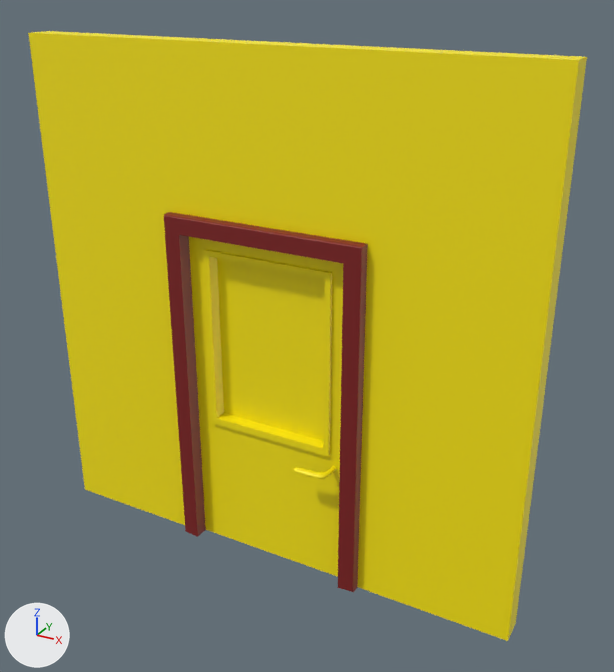
One commit to the FBX model UVMapped/Wall_300x300_WindowDoor.fbx: the scene before it, then after it.
Camera for both pictures: a camera (50 mm lens) standing at (3.76, -3.64, 3.36) and looking at (1.67, 0.17, 1.45). The lights are fixed; the arrows at lower left show +X, +Y and +Z. Where no turn or scale is listed for an object, it has been applied to the vertices.

Script lines for the objects in view, before the commit:
```python
me_mesh = bpy.data.meshes.new('Mesh')
me_mesh.from_pydata(...)  # 60 vertices, 30 faces; spans x 0.0..3.0, y -0.06..0.21, z 0.0..3.0
# faces by material slot: [21, 9]
me_mesh.materials.append(mat_lambert2)  # red #821e1e
me_mesh.materials.append(mat_lambert1)  # yellow #ffeb00
me_mesh_001 = bpy.data.meshes.new('Mesh.001')
me_mesh_001.from_pydata(...)  # 488 vertices, 480 faces; spans x 0.0..1.0, y -0.14..0.27, z 0.0..2.0
me_mesh_001.materials.append(mat_lambert1)  # yellow #ffeb00
ob_door = bpy.data.objects.new('Door', me_mesh_001)
ob_door.location = (1.0, 0.027, 0.0)
ob_wall_300x300_glass_door = bpy.data.objects.new('Wall_300x300_glass_door', me_mesh)
ob_wall_300x300_glass_door.location = (0.0, 0.0, 0.0)
```
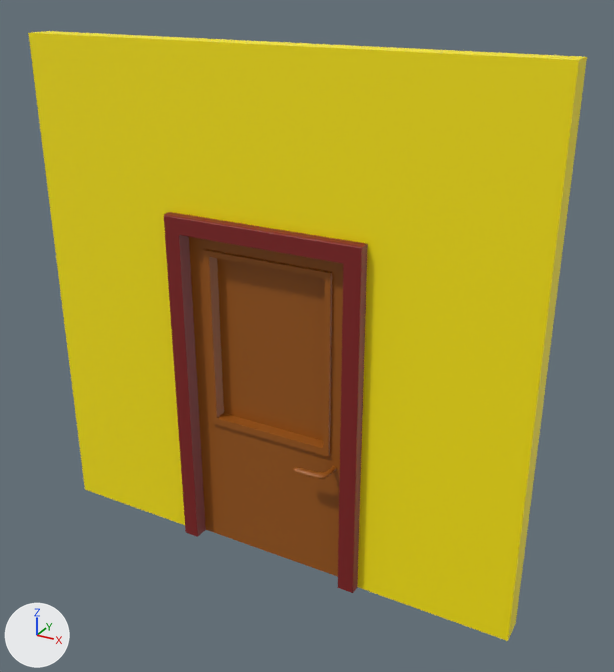
Where the newer file only moved an object's origin or applied its transform, the numbers keep the older frame.

Boxes [x1, y1, x2, y2] around the edits, measured in the pictures (614 x 672 px):
part 1 of me_mesh_001, recoloured (yellow to brown): [189, 237, 343, 577] in both

Edits to the bpy script that builds the scene:
```text
Add mat_doormat:
    mat_doormat = principled_material('DoorMat')
    mat_doormat.base_color = (0.334, 0.0977, 0.0065)  # brown #9c5813
Change me_mesh_001:
    used by ob_door; location = (1.0, 0.027, 0.0)
    remove me_mesh_001.from_pydata(...)  # 488 vertices, 480 faces; spans x 0.0..1.0, y -0.14..0.27, z 0.0..2.0
    add me_mesh_001.from_pydata(...)  # 492 vertices, 481 faces; spans x 0.0..1.0, y -0.14..0.27, z 0.0..2.0
    me_mesh_001 part 1: 480 faces spanning x 0.0..1.0, y -0.14..0.27, z 0.0..2.0 switch from mat_lambert1 (yellow #ffeb00) to mat_doormat (brown #9c5813)
```
